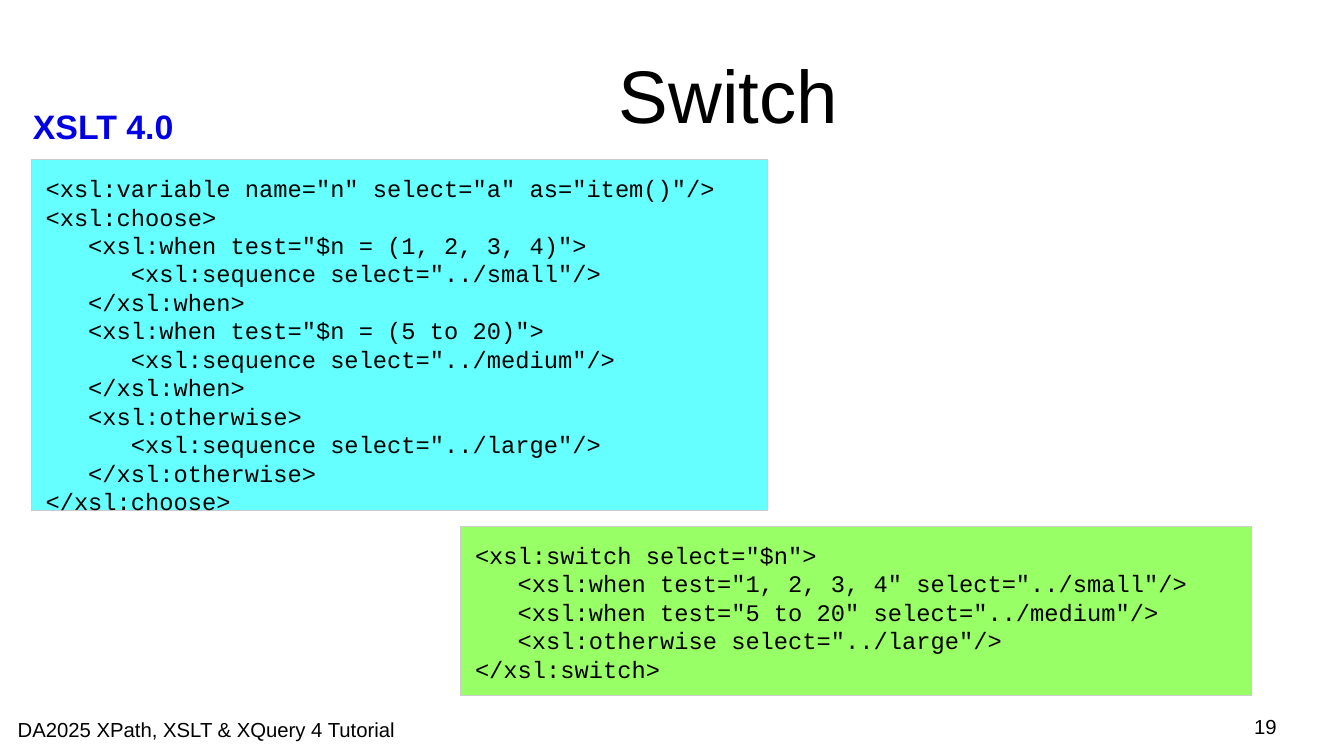
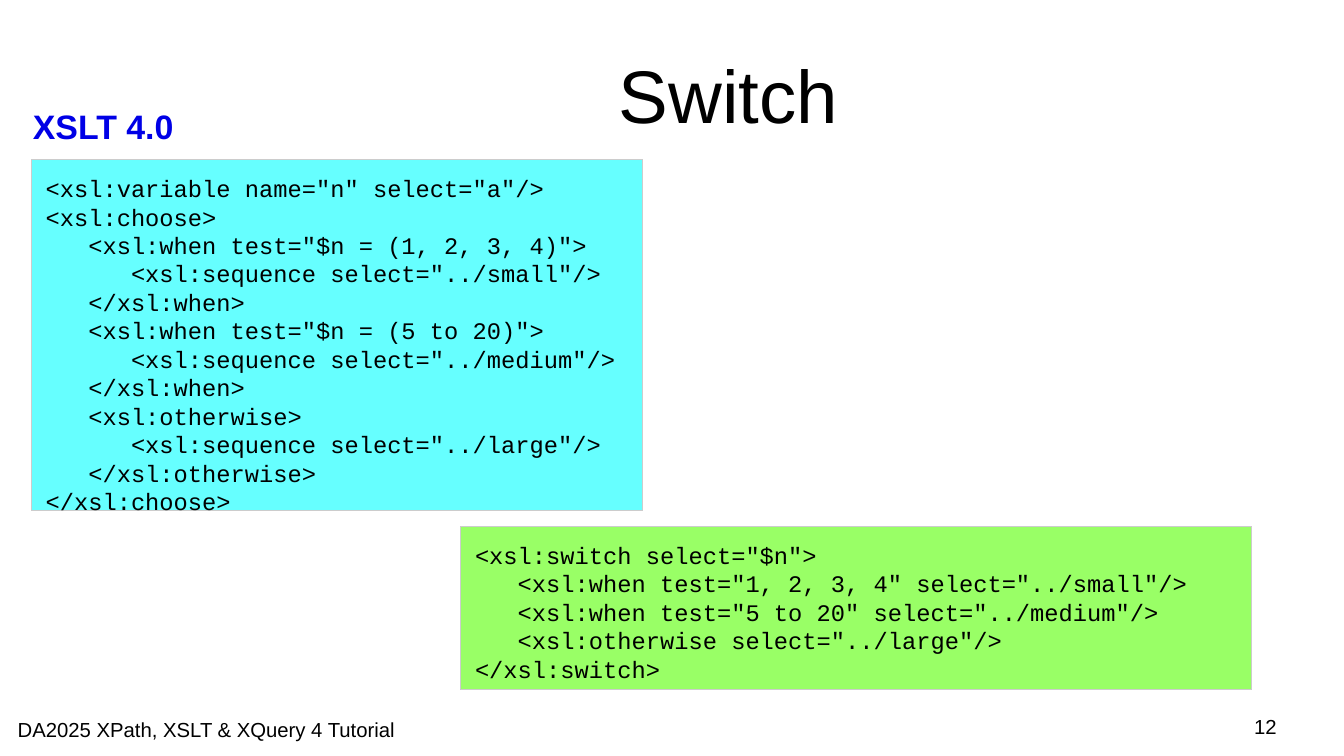
Before and after one commit to johnlumley/johnlumley.github.io, a slide deck: slide 12 of DA2025/slides/QT4-XSLT.odp (slide 19 before the commit). Drawn at 1344x756 pixels with LibreOffice and Linux fonts; fonts in the diff are those of the drawing; background and template pictures are left out. Boxes give left, top, right and bottom in pixels: in the first picture for what was removed or moved away, otherwise in the second. Text is boxed around its words. In the diff, an @@ line names an element or a change of style, - is before the commit and + after.

```diff
--- a/DA2025/slides/QT4-XSLT.odp
+++ b/DA2025/slides/QT4-XSLT.odp
@@ rectangle "<xsl:variable name="n" select="a"/>": place and size @@
-rectangle "<xsl:variable name="n" select="a"/>" at (32, 160, 768, 511)
+rectangle "<xsl:variable name="n" select="a"/>" at (32, 160, 644, 511)
@@ text in rectangle at (46, 180, 544, 198): text changed @@
-<xsl:variable name="n" select="a" as="item()"/>
+<xsl:variable name="n" select="a"/>
@@ rectangle "<xsl:switch select="$n">": place and size @@
-rectangle "<xsl:switch select="$n">" at (461, 527, 1253, 696)
+rectangle "<xsl:switch select="$n">" at (461, 527, 1253, 690)
@@ page number at (1254, 720, 1277, 734): text changed @@
-19
+12
```
Also in this commit, not shown: 14 other slides changed, 3 slides added, 4 other files.
